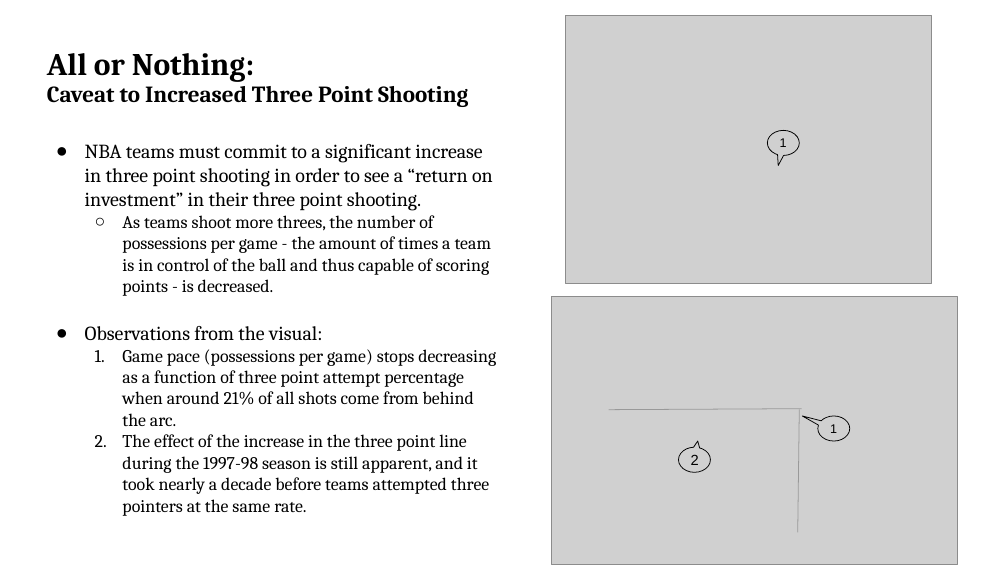
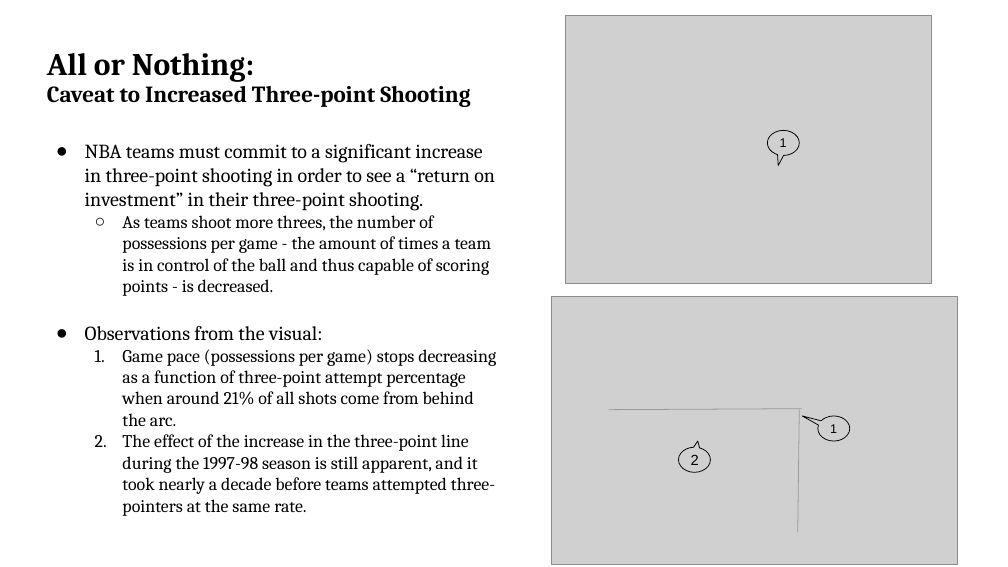
Before and after one commit to chanafin/7-GWHW, a slide deck: slide 4 of thelastdance .pptx. Drawn at 1008x567 pixels with LibreOffice and Linux fonts; fonts in the diff are those of the drawing; grey boxes stand for pictures. Boxes give left, top, right and bottom in pixels: in the first picture for what was removed or moved away, otherwise in the second. Text is boxed around its words. In the diff, an @@ line names an element or a change of style, - is before the commit and + after.

```diff
--- a/thelastdance .pptx
+++ b/thelastdance .pptx
@@ title at [47,53,470,107]: text changed @@
-All or Nothing:
-Caveat to Increased Three Point Shooting
+All or Nothing:
+Caveat to Increased Three-point Shooting
@@ text at [85,144,495,211]: text changed @@
-● NBA teams must commit to a significant increase in three point shooting in order to see a “return on investment” in their three point shooting.
+● NBA teams must commit to a significant increase in three-point shooting in order to see a “return on investment” in their three-point shooting.
@@ text at [122,349,496,516]: text changed @@
-1. Game pace (possessions per game) stops decreasing as a function of three point attempt percentage when around 21% of all shots come from behind the arc.
-2. The effect of the increase in the three point line during the 1997-98 season is still apparent, and it took nearly a decade before teams attempted three pointers at the same rate.
+1. Game pace (possessions per game) stops decreasing as a function of three-point attempt percentage when around 21% of all shots come from behind the arc.
+2. The effect of the increase in the three-point line during the 1997-98 season is still apparent, and it took nearly a decade before teams attempted three-pointers at the same rate.
```
Also in this commit, not shown: 4 other slides changed.
